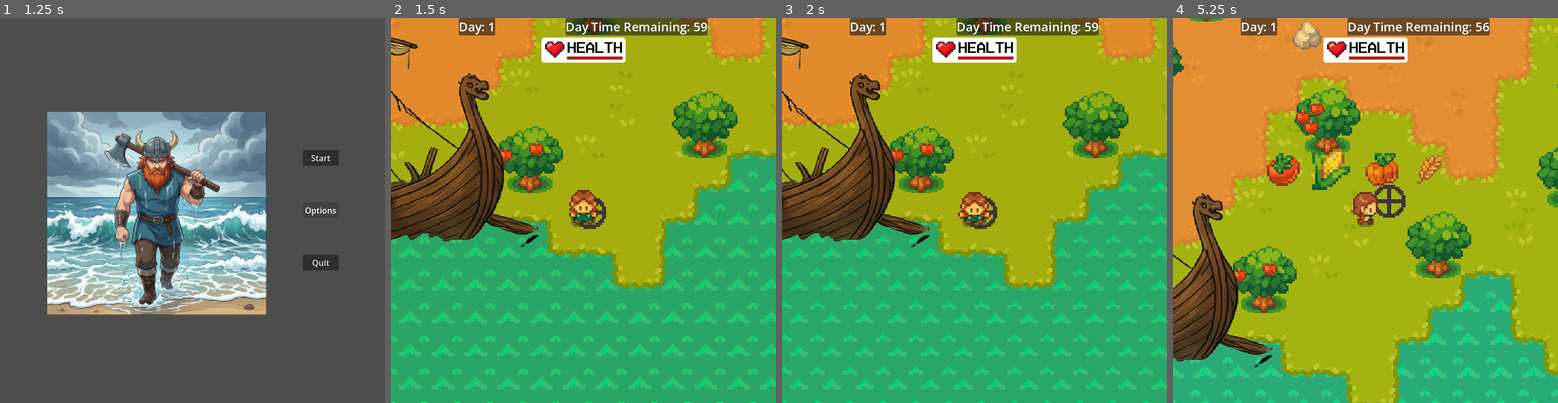
Above: before the commit, frames 1-4 (left to right).
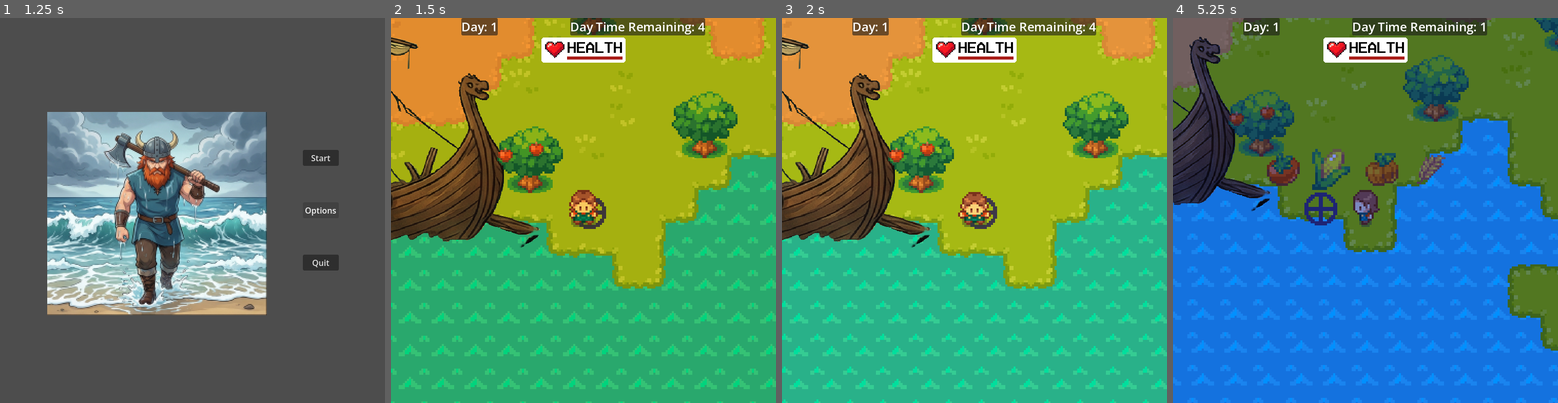
Above: after the commit, the same moments.

Repository: Offshoots/Survival-Game-Test
Game: Godot game, scene res://scenes/ui/main_menu_ui.tscn
Two runs of this game, one before a commit and one after it. Both use one fixed random seed, a clock stepped at 60 frames per second and the inputs below.
Inputs (mouse positions are in pixels of both pictures, inside the frame that each line leads up to):
- Up to frame 1 (1.25 s): click "Options" at 0.5 s
- Up to frame 2 (1.5 s): click "Start" at 1.25 s
- Up to frame 3 (2 s): no input
- Up to frame 4 (5.25 s): tap Enter at 2 s; move the mouse to (1365, 210) at 2.02 s; hold D (right) 2.03-2.78 s; tap H (Heal) at 2.1 s; click (1365, 210) at 2.17 s; move the mouse to (1296, 172) at 2.77 s; hold S (down) 2.78-3.53 s; tap Space (action) at 2.85 s; click (1296, 172) at 2.92 s; move the mouse to (1507, 121) at 3.52 s; hold D (right) 3.53-4.28 s; tap B (build) at 3.6 s; click (1507, 121) at 3.67 s; move the mouse to (1288, 48) at 4.27 s; hold C (seed_forward) 4.28-5.03 s; click (1288, 48) at 4.35 s; move the mouse to (1550, 168) at 5.02 s; hold A (left) from 5.03 s (still down); tap Tab (day_change) at 5.1 s; click (1550, 168) at 5.17 s

Frame 1 is identical in both runs. In frame 2, 0.7% of the frame differs, in the area x 17-83%, y 0-40%; in frame 3, 46%; in frame 4, 98%, in the area x 0-100%, y 0-100%.

Commit message:
2_1_2026_u2
Music has been created and added to the Main Menu and the Level.

Diff:
--- a/scenes/characters/player.gd
+++ b/scenes/characters/player.gd
@@ -45,7 +45,7 @@
 
 		get_basic_input()
 		keyboard_move()
-		mouse_move()
+		#mouse_move()
 		animate()
 
 
--- a/scenes/levels/level.gd
+++ b/scenes/levels/level.gd
@@ -308,6 +308,7 @@
 	tween.tween_callback(level_reset)
 	tween.tween_property($Overlay/CanvasLayer/DayTransitionLayer.material, "shader_parameter/progress", 0.0, 1.0)
 
+
 func level_reset():
 	for plant in get_tree().get_nodes_in_group('Plants'):
 		#If there is water on the tile, then plant function grow can be completed
@@ -317,7 +318,9 @@
 			enemy.death()
 	$Overlay/CanvasLayer/PlantInfoContainer.update_all()
 	$Layers/SoilWaterLayer.clear()
+	$Music/NightMusic.stop()
 	$Timers/DayTimer.start()
+	$Music/DayMusic.play()
 	day_timer = true
 	day += 1
 	main_ui.update_day(day)
@@ -339,7 +342,9 @@
 	var message : String = "Survive the Night!"
 	main_ui.update_message(message)
 	spawn_enemies(rand_enemy)
+	$Music/DayMusic.stop()
 	$Timers/NightTimer.start()
+	$Music/NightMusic.play()
 
 func _on_night_timer_timeout() -> void:
 	day_restart()
--- a/scenes/levels/level.tscn
+++ b/scenes/levels/level.tscn
@@ -16,6 +16,8 @@
 [ext_resource type="PackedScene" uid="uid://gth410vtrg87" path="res://scenes/ui/inventory_container.tscn" id="12_xfk5q"]
 [ext_resource type="PackedScene" uid="uid://ckuy0b447rmke" path="res://scenes/objects/ship.tscn" id="13_8iyoh"]
 [ext_resource type="PackedScene" uid="uid://dtwtasyc1tvtl" path="res://scenes/ui/main_ui.tscn" id="13_qogh7"]
+[ext_resource type="AudioStream" uid="uid://bxcr4fnl4dti0" path="res://audio/The Struggle Loop.ogg" id="17_qhnmj"]
+[ext_resource type="AudioStream" uid="uid://bcl6wir0wvn7y" path="res://audio/Night Song.mp3" id="18_qhnmj"]
 
 [sub_resource type="Gradient" id="Gradient_icy5c"]
 offsets = PackedFloat32Array(0, 0.4299517, 0.8599034)
@@ -916,6 +918,9 @@
 [node name="Objects" type="Node2D" parent="." unique_id=1709508911]
 y_sort_enabled = true
 
+[node name="Ship" parent="Objects" unique_id=1064132731 instance=ExtResource("13_8iyoh")]
+position = Vector2(-69, 664)
+
 [node name="Player" parent="Objects" unique_id=1116143726 instance=ExtResource("2_b2cq8")]
 position = Vector2(21, 695)
 
@@ -1433,20 +1438,26 @@
 [node name="Timers" type="Node" parent="." unique_id=1507378834]
 
 [node name="DayTimer" type="Timer" parent="Timers" unique_id=1170833392]
-wait_time = 60.0
+wait_time = 5.0
 one_shot = true
 autostart = true
 
 [node name="NightTimer" type="Timer" parent="Timers" unique_id=782290827]
-wait_time = 30.0
+wait_time = 20.0
 one_shot = true
 
 [node name="HealTimer" type="Timer" parent="Timers" unique_id=720060771]
 wait_time = 0.05
 one_shot = true
 
-[node name="Ship" parent="." unique_id=1064132731 instance=ExtResource("13_8iyoh")]
-position = Vector2(-69, 664)
+[node name="Music" type="Node2D" parent="." unique_id=971539149]
+
+[node name="DayMusic" type="AudioStreamPlayer2D" parent="Music" unique_id=539706829]
+stream = ExtResource("17_qhnmj")
+autoplay = true
+
+[node name="NightMusic" type="AudioStreamPlayer2D" parent="Music" unique_id=1791065060]
+stream = ExtResource("18_qhnmj")
 
 [connection signal="diagnose" from="Objects/Player" to="." method="_on_player_diagnose"]
 [connection signal="input_event" from="Objects/Player" to="." method="_on_player_input_event"]
--- a/scenes/ui/main_menu_ui.tscn
+++ b/scenes/ui/main_menu_ui.tscn
@@ -1,7 +1,8 @@
 [gd_scene format=3 uid="uid://djyycmtepngxl"]
 
-[ext_resource type="Script" uid="uid://b481cfo7n566m" path="res://scenes/ui/main_menu_ui.gd" id="1_3bauu"]
+[ext_resource type="Script" path="res://scenes/ui/main_menu_ui.gd" id="1_3bauu"]
 [ext_resource type="Texture2D" uid="uid://ddt7fsrfyd5pi" path="res://graphics/backgrounds/Arrival small.png" id="2_3bauu"]
+[ext_resource type="AudioStream" uid="uid://bxcr4fnl4dti0" path="res://audio/The Struggle Loop.ogg" id="3_b8bkt"]
 
 [sub_resource type="AtlasTexture" id="AtlasTexture_b8bkt"]
 atlas = ExtResource("2_3bauu")
@@ -39,7 +40,7 @@
 "speed": 0.5
 }]
 
-[node name="MainMenuUI" type="Control"]
+[node name="MainMenuUI" type="Control" unique_id=187278526]
 layout_mode = 3
 anchors_preset = 15
 anchor_right = 1.0
@@ -48,13 +49,13 @@
 grow_vertical = 2
 script = ExtResource("1_3bauu")
 
-[node name="AnimatedSprite2D" type="AnimatedSprite2D" parent="."]
+[node name="AnimatedSprite2D" type="AnimatedSprite2D" parent="." unique_id=1344281405]
 position = Vector2(306, 381)
 scale = Vector2(2, 2)
 sprite_frames = SubResource("SpriteFrames_1xem4")
 autoplay = "default"
 
-[node name="MarginContainer" type="MarginContainer" parent="."]
+[node name="MarginContainer" type="MarginContainer" parent="." unique_id=840722048]
 layout_mode = 1
 anchors_preset = 15
 anchor_right = 1.0
@@ -62,71 +63,75 @@
 grow_horizontal = 2
 grow_vertical = 2
 
-[node name="HBoxContainer" type="HBoxContainer" parent="MarginContainer"]
+[node name="HBoxContainer" type="HBoxContainer" parent="MarginContainer" unique_id=977491377]
 layout_mode = 2
 
-[node name="Spacer2" type="Control" parent="MarginContainer/HBoxContainer"]
+[node name="Spacer2" type="Control" parent="MarginContainer/HBoxContainer" unique_id=1337990359]
 layout_mode = 2
 size_flags_horizontal = 3
 
-[node name="MarginContainer2" type="MarginContainer" parent="MarginContainer/HBoxContainer"]
+[node name="MarginContainer2" type="MarginContainer" parent="MarginContainer/HBoxContainer" unique_id=1160597694]
 layout_mode = 2
 
-[node name="TextureRect" type="TextureRect" parent="MarginContainer/HBoxContainer/MarginContainer2"]
+[node name="TextureRect" type="TextureRect" parent="MarginContainer/HBoxContainer/MarginContainer2" unique_id=1836065184]
 visible = false
 layout_mode = 2
 size_flags_stretch_ratio = 5.0
 texture = ExtResource("2_3bauu")
 stretch_mode = 5
 
-[node name="Spacer" type="Control" parent="MarginContainer/HBoxContainer"]
+[node name="Spacer" type="Control" parent="MarginContainer/HBoxContainer" unique_id=313581190]
 layout_mode = 2
 size_flags_horizontal = 3
 
-[node name="MarginContainer" type="MarginContainer" parent="MarginContainer/HBoxContainer"]
+[node name="MarginContainer" type="MarginContainer" parent="MarginContainer/HBoxContainer" unique_id=1907852984]
 layout_mode = 2
 size_flags_horizontal = 3
 theme_override_constants/margin_left = 90
 theme_override_constants/margin_right = 90
 
-[node name="VBoxContainer" type="VBoxContainer" parent="MarginContainer/HBoxContainer/MarginContainer"]
+[node name="VBoxContainer" type="VBoxContainer" parent="MarginContainer/HBoxContainer/MarginContainer" unique_id=547052499]
 layout_mode = 2
 size_flags_horizontal = 3
 
-[node name="Spacer2" type="Control" parent="MarginContainer/HBoxContainer/MarginContainer/VBoxContainer"]
+[node name="Spacer2" type="Control" parent="MarginContainer/HBoxContainer/MarginContainer/VBoxContainer" unique_id=1974944248]
 layout_mode = 2
 size_flags_horizontal = 3
 size_flags_vertical = 3
 size_flags_stretch_ratio = 4.0
 
-[node name="StartButton" type="Button" parent="MarginContainer/HBoxContainer/MarginContainer/VBoxContainer"]
+[node name="StartButton" type="Button" parent="MarginContainer/HBoxContainer/MarginContainer/VBoxContainer" unique_id=1341843674]
 layout_mode = 2
 text = "Start"
 
-[node name="Spacer3" type="Control" parent="MarginContainer/HBoxContainer/MarginContainer/VBoxContainer"]
+[node name="Spacer3" type="Control" parent="MarginContainer/HBoxContainer/MarginContainer/VBoxContainer" unique_id=1395182991]
 layout_mode = 2
 size_flags_horizontal = 3
 size_flags_vertical = 3
 
-[node name="OptionsButton" type="Button" parent="MarginContainer/HBoxContainer/MarginContainer/VBoxContainer"]
+[node name="OptionsButton" type="Button" parent="MarginContainer/HBoxContainer/MarginContainer/VBoxContainer" unique_id=1702496716]
 layout_mode = 2
 text = "Options"
 
-[node name="Spacer4" type="Control" parent="MarginContainer/HBoxContainer/MarginContainer/VBoxContainer"]
+[node name="Spacer4" type="Control" parent="MarginContainer/HBoxContainer/MarginContainer/VBoxContainer" unique_id=939657784]
 layout_mode = 2
 size_flags_horizontal = 3
 size_flags_vertical = 3
 
-[node name="QuitButton" type="Button" parent="MarginContainer/HBoxContainer/MarginContainer/VBoxContainer"]
+[node name="QuitButton" type="Button" parent="MarginContainer/HBoxContainer/MarginContainer/VBoxContainer" unique_id=165531598]
 layout_mode = 2
 text = "Quit"
 
-[node name="Spacer5" type="Control" parent="MarginContainer/HBoxContainer/MarginContainer/VBoxContainer"]
+[node name="Spacer5" type="Control" parent="MarginContainer/HBoxContainer/MarginContainer/VBoxContainer" unique_id=906090498]
 layout_mode = 2
 size_flags_horizontal = 3
 size_flags_vertical = 3
 size_flags_stretch_ratio = 4.0
 
+[node name="StartMusic" type="AudioStreamPlayer2D" parent="." unique_id=2030764804]
+stream = ExtResource("3_b8bkt")
+autoplay = true
+
 [connection signal="pressed" from="MarginContainer/HBoxContainer/MarginContainer/VBoxContainer/StartButton" to="." method="_on_start_button_pressed"]
 [connection signal="pressed" from="MarginContainer/HBoxContainer/MarginContainer/VBoxContainer/OptionsButton" to="." method="_on_options_button_pressed"]
 [connection signal="pressed" from="MarginContainer/HBoxContainer/MarginContainer/VBoxContainer/QuitButton" to="." method="_on_quit_button_pressed"]
Not shown, added: audio/First Song.mp3.import
Not shown, added: audio/Night Song.mp3.import
Not shown, added: audio/Night.wav.import
Not shown, added: audio/The Struggle Loop.ogg.import
Not shown, added: audio/First Song.mp3
Not shown, added: audio/Night Song.mp3
Not shown, added: audio/Night.wav
Not shown, added: audio/The Struggle Loop.ogg
